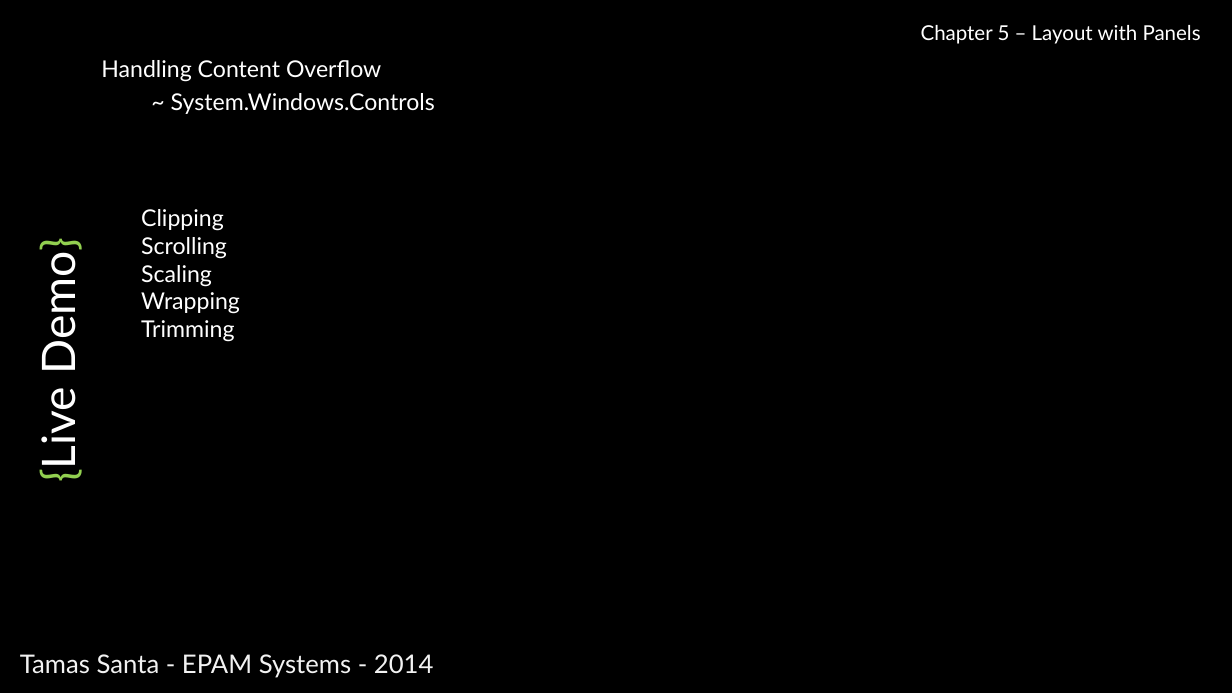
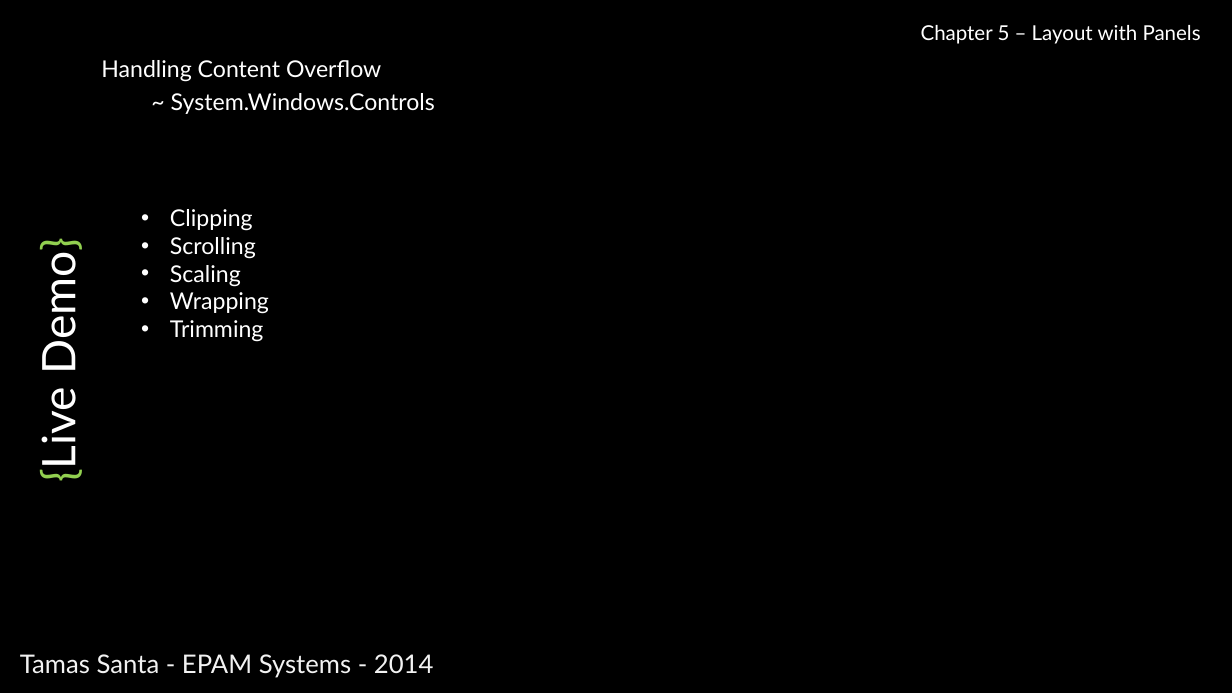
Before and after one commit to LinRaise/WPF-Presentation, a slide deck: slide 17 of Presentation/WPF_Unleased_4-5-21.pptx. Drawn at 1232x693 pixels with LibreOffice and Linux fonts; fonts in the diff are those of the drawing; background and template pictures are left out. Boxes give left, top, right and bottom in pixels: in the first picture for what was removed or moved away, otherwise in the second. Text is boxed around its words. In the diff, an @@ line names an element or a change of style, - is before the commit and + after.

```diff
--- a/Presentation/WPF_Unleased_4-5-21.pptx
+++ b/Presentation/WPF_Unleased_4-5-21.pptx
@@ text "Clipping" at (170, 209, 269, 342): bullet none to • @@
```
Also in this commit, not shown: 20 other files.
